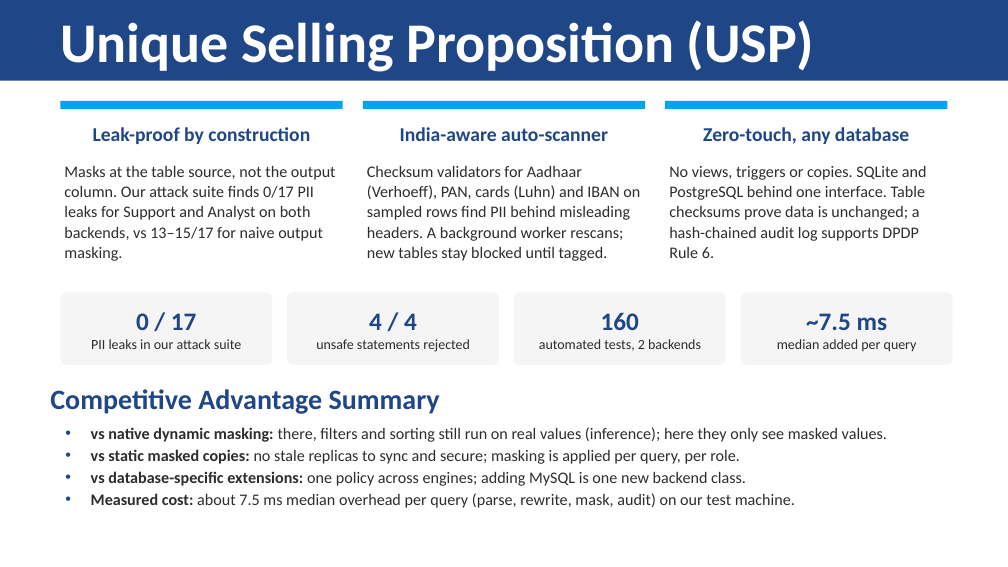
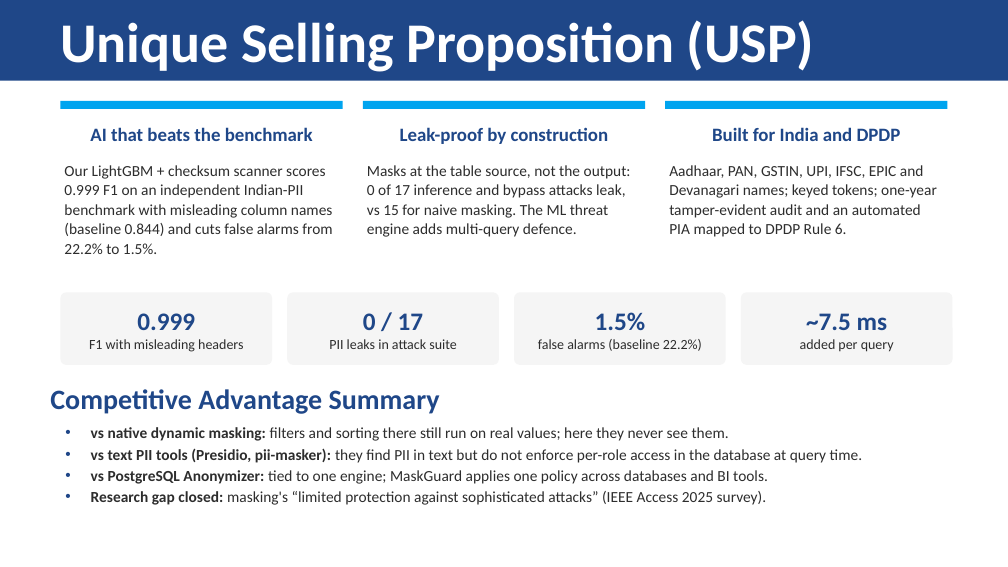
Before and after one commit to hotaro6754/mask, a slide deck: slide 6 of docs/MaskGuard_Round1_Submission.pptx. Drawn at 1008x567 pixels with LibreOffice and Linux fonts; fonts in the diff are those of the drawing. Boxes give left, top, right and bottom in pixels: in the first picture for what was removed or moved away, otherwise in the second. Text is boxed around its words. In the diff, an @@ line names an element or a change of style, - is before the commit and + after.

```diff
--- a/docs/MaskGuard_Round1_Submission.pptx
+++ b/docs/MaskGuard_Round1_Submission.pptx
@@ text at (x1=90, y1=127, x2=313, y2=141): text changed; size 14 to 13.5 pt @@
-Leak-proof by construction
+AI that beats the benchmark
@@ text at (x1=400, y1=127, x2=609, y2=144): text changed; size 14 to 13.5 pt @@
-India-aware auto-scanner
+Leak-proof by construction
@@ text at (x1=712, y1=127, x2=901, y2=141): text changed; size 14 to 13.5 pt @@
-Zero-touch, any database
+Built for India and DPDP
@@ text at (x1=64, y1=165, x2=333, y2=254): text changed; size 11.5 to 11 pt @@
-Masks at the table source, not the output column. Our attack suite finds 0/17 PII leaks for Support and Analyst on both backends, vs 13–15/17 for naive output masking.
+Our LightGBM + checksum scanner scores 0.999 F1 on an independent Indian-PII benchmark with misleading column names (baseline 0.844) and cuts false alarms from 22.2% to 1.5%.
@@ text at (x1=367, y1=165, x2=631, y2=237): text changed; size 11.5 to 11 pt @@
-Checksum validators for Aadhaar (Verhoeff), PAN, cards (Luhn) and IBAN on sampled rows find PII behind misleading headers. A background worker rescans; new tables stay blocked until tagged.
+Masks at the table source, not the output: 0 of 17 inference and bypass attacks leak, vs 15 for naive masking. The ML threat engine adds multi-query defence.
@@ text at (x1=669, y1=165, x2=937, y2=237): text changed; size 11.5 to 11 pt @@
-No views, triggers or copies. SQLite and PostgreSQL behind one interface. Table checksums prove data is unchanged; a hash-chained audit log supports DPDP Rule 6.
+Aadhaar, PAN, GSTIN, UPI, IFSC, EPIC and Devanagari names; keyed tokens; one-year tamper-evident audit and an automated PIA mapped to DPDP Rule 6.
@@ text in rounded rectangle at (x1=89, y1=313, x2=243, y2=352): text changed @@
-0 / 17
-PII leaks in our attack suite
+0.999
+F1 with misleading headers
@@ text in rounded rectangle at (x1=329, y1=313, x2=456, y2=349): text changed @@
-4 / 4
-unsafe statements rejected
+0 / 17
+PII leaks in attack suite
@@ text in rounded rectangle at (x1=538, y1=312, x2=702, y2=351): text changed @@
-160
-automated tests, 2 backends
+1.5%
+false alarms (baseline 22.2%)
@@ text in rounded rectangle at (x1=800, y1=339, x2=894, y2=352): text changed @@
-median added per query
+added per query
@@ text at (x1=91, y1=427, x2=862, y2=505): text changed; size 11.5 to 11 pt @@
-• vs native dynamic masking: there, filters and sorting still run on real values (inference); here they only see masked values.
-• vs static masked copies: no stale replicas to sync and secure; masking is applied per query, per role.
-• vs database-specific extensions: one policy across engines; adding MySQL is one new backend class.
-• Measured cost: about 7.5 ms median overhead per query (parse, rewrite, mask, audit) on our test machine.
+• vs native dynamic masking: filters and sorting there still run on real values; here they never see them.
+• vs text PII tools (Presidio, pii-masker): they find PII in text but do not enforce per-role access in the database at query time.
+• vs PostgreSQL Anonymizer: tied to one engine; MaskGuard applies one policy across databases and BI tools.
+• Research gap closed: masking's “limited protection against sophisticated attacks” (IEEE Access 2025 survey).
```
Also in this commit, not shown: 5 other slides changed, 1 slide added, 1 slide removed, 3 other files.
